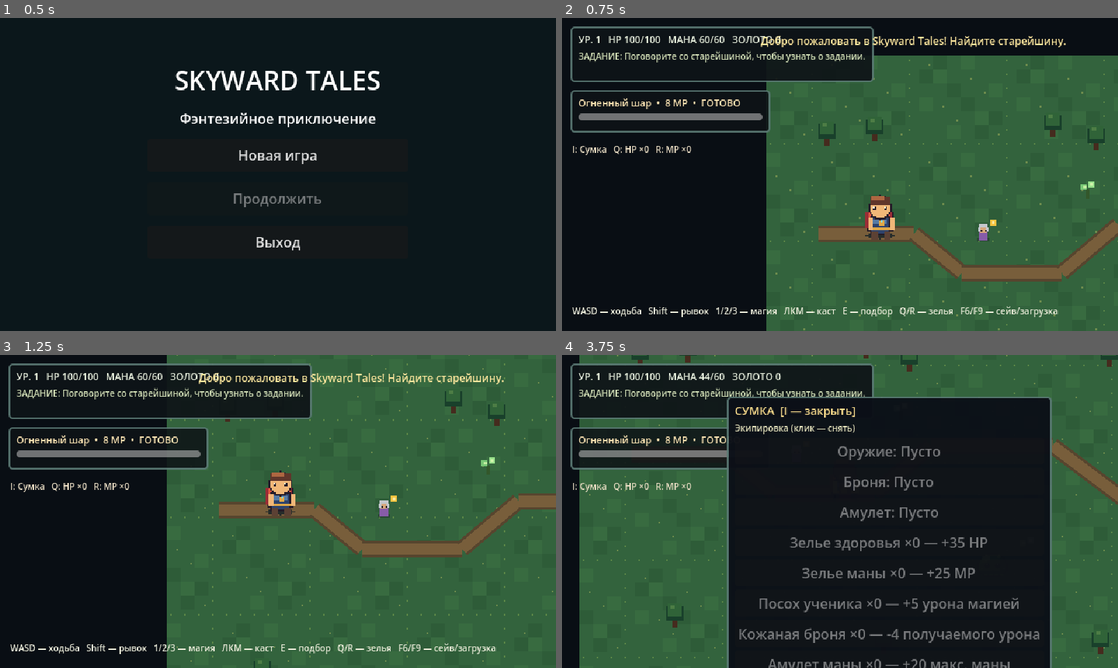
Above: before the commit, frames 1-4 (two rows, left to right).
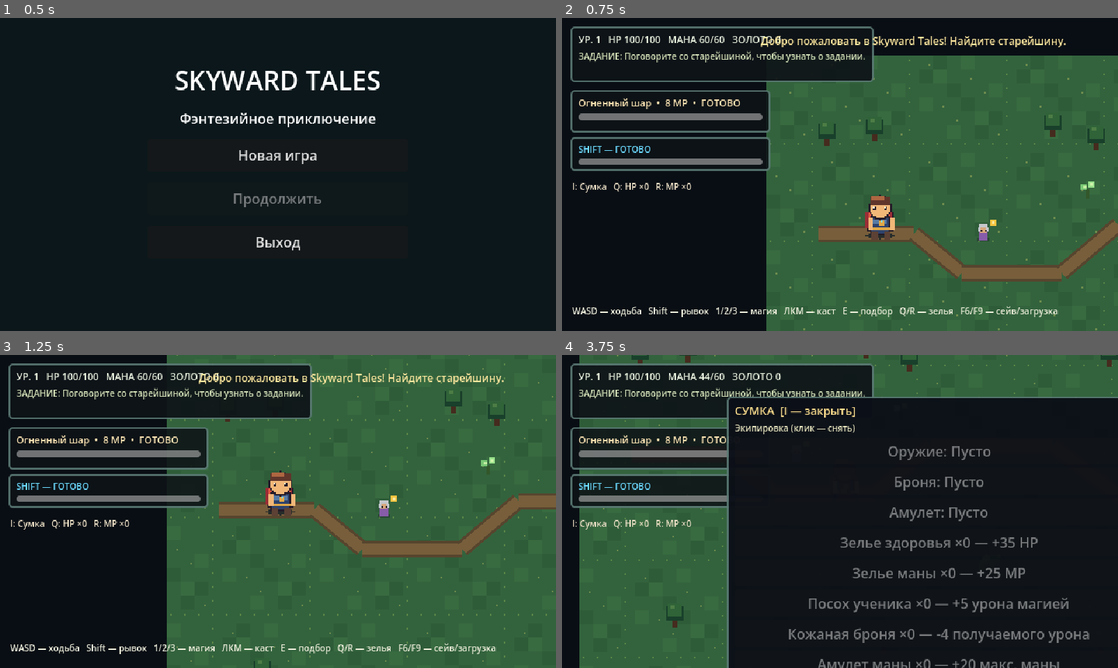
Above: after the commit, the same moments.

Repository: DoctorStrangeSH/Skyward-Tales
Game: Godot game, scene res://scenes/title_menu.tscn
Two runs of this game, one before a commit and one after it. Both use one fixed random seed, a clock stepped at 60 frames per second and the inputs below.
Inputs (mouse positions are in pixels of both pictures, inside the frame that each line leads up to):
- Up to frame 1 (0.5 s): no input
- Up to frame 2 (0.75 s): click "Новая игра" at 0.5 s
- Up to frame 3 (1.25 s): no input
- Up to frame 4 (3.75 s): tap Enter at 1.25 s; move the mouse to (962, 495) at 1.27 s; press the mouse at (962, 495) at 1.28 s; hold D (move_right) 1.28-2.03 s; move the mouse to (728, 527) at 2.02 s; release the mouse at (728, 527) at 2.03 s; hold S (move_down) 2.03-2.78 s; tap E (interact) at 2.1 s; click (728, 527) at 2.17 s; move the mouse to (895, 442) at 2.77 s; hold D (move_right) 2.78-3.53 s; tap Shift at 2.85 s; click (895, 442) at 2.92 s; move the mouse to (812, 574) at 3.52 s; hold W (move_up) from 3.53 s (still down); tap I at 3.6 s; click (812, 574) at 3.67 s

Frame 1 is identical in both runs. In frame 2, 1.7% of the frame differs, in the area x 1-38%, y 38-56%; in frame 3, 2.3%; in frame 4, 19%, in the area x 1-100%, y 13-100%.
Error before the commit: Invalid access to property or key 'ancient_relic' on a base object of type 'Dictionary'. (res://scripts/hud.gd:183)

Commit message:
feat: add dodge cooldown HUD and fix guardian relic inventory label

Diff:
--- a/scripts/hud.gd
+++ b/scripts/hud.gd
@@ -9,6 +9,8 @@
 var dialogue_label: Label
 var spell_label: Label
 var spell_cooldown_bar: ProgressBar
+var dodge_label: Label
+var dodge_cooldown_bar: ProgressBar
 var inventory_label: Label
 var inventory_panel: PanelContainer
 var inventory_list: VBoxContainer
@@ -64,8 +66,27 @@
 	spell_cooldown_bar.mouse_filter = Control.MOUSE_FILTER_IGNORE
 	spell_box.add_child(spell_cooldown_bar)
 
+	var dodge_panel := PanelContainer.new()
+	dodge_panel.position = Vector2(10, 137)
+	dodge_panel.custom_minimum_size = Vector2(230, 38)
+	dodge_panel.mouse_filter = Control.MOUSE_FILTER_IGNORE
+	dodge_panel.add_theme_stylebox_override("panel", _panel_style(Color(0.055, 0.075, 0.09, 0.88)))
+	root.add_child(dodge_panel)
+	var dodge_box := VBoxContainer.new()
+	dodge_box.mouse_filter = Control.MOUSE_FILTER_IGNORE
+	dodge_panel.add_child(dodge_box)
+	dodge_label = _make_label("SHIFT — РЫВОК: ГОТОВО", 10, Color(0.65, 0.90, 1.0))
+	dodge_box.add_child(dodge_label)
+	dodge_cooldown_bar = ProgressBar.new()
+	dodge_cooldown_bar.custom_minimum_size = Vector2(210, 7)
+	dodge_cooldown_bar.max_value = 1.0
+	dodge_cooldown_bar.value = 1.0
+	dodge_cooldown_bar.show_percentage = false
+	dodge_cooldown_bar.mouse_filter = Control.MOUSE_FILTER_IGNORE
+	dodge_box.add_child(dodge_cooldown_bar)
+
 	inventory_label = _make_label("Q: Здоровье ×0   R: Мана ×0", 10, Color(0.92, 0.87, 0.77))
-	inventory_label.position = Vector2(12, 144)
+	inventory_label.position = Vector2(12, 187)
 	inventory_label.mouse_filter = Control.MOUSE_FILTER_IGNORE
 	root.add_child(inventory_label)
 
@@ -173,7 +194,7 @@
 		slot_button.pressed.connect(func() -> void: inventory_unequip_requested.emit(slot))
 		equipment_list.add_child(slot_button)
 	var order: Array[String] = ["health_potion", "mana_potion", "apprentice_staff", "leather_armor", "mana_amulet", "ancient_relic"]
-	var names: Dictionary = {"health_potion": "Зелье здоровья", "mana_potion": "Зелье маны", "apprentice_staff": "Посох ученика", "leather_armor": "Кожаная броня", "mana_amulet": "Амулет маны"}
+	var names: Dictionary = {"health_potion": "Зелье здоровья", "mana_potion": "Зелье маны", "apprentice_staff": "Посох ученика", "leather_armor": "Кожаная броня", "mana_amulet": "Амулет маны", "ancient_relic": "Древний артефакт"}
 	var descriptions: Dictionary = {"health_potion": "+35 HP", "mana_potion": "+25 MP", "apprentice_staff": "+5 урона магией", "leather_armor": "-4 получаемого урона", "mana_amulet": "+20 макс. маны", "ancient_relic": "Трофей победы над хранителем"}
 	for item_id in order:
 		var count: int = int(player.inventory.get(item_id, 0))
@@ -207,6 +228,13 @@
 	spell_label.modulate = Color.WHITE if ready and enough_mana else Color(0.73, 0.8, 0.88)
 	spell_cooldown_bar.value = 1.0 if total <= 0.0 else clampf(1.0 - remaining / total, 0.0, 1.0)
 
+func update_dodge(remaining: float, cooldown: float, dodging: bool) -> void:
+	if dodge_label == null or dodge_cooldown_bar == null:
+		return
+	dodge_label.text = "SHIFT — УКЛОНЕНИЕ" if dodging else ("SHIFT — ГОТОВО" if remaining <= 0.001 else "SHIFT — ОТКАТ %.1fс" % remaining)
+	dodge_label.modulate = Color(0.65, 0.95, 1.0) if remaining <= 0.001 else Color(0.67, 0.73, 0.8)
+	dodge_cooldown_bar.value = 1.0 if cooldown <= 0.0 else clampf(1.0 - remaining / cooldown, 0.0, 1.0)
+
 func show_message(message: String, duration: float = 3.0) -> void:
 	message_label.text = message
 	message_time = duration
--- a/scripts/main.gd
+++ b/scripts/main.gd
@@ -68,6 +68,7 @@
 	if player == null or hud == null:
 		return
 	_update_spell_hud()
+	hud.update_dodge(player.dodge_cooldown_left, player.dodge_cooldown, player.dodge_time_left > 0.0)
 	nearby_interactable = _find_nearest_interactable()
 	if hud.dialogue_visible or hud.inventory_open:
 		hud.set_prompt("")
--- /dev/null
+++ b/tests/dodge_hud.gd
@@ -0,0 +1,40 @@
+extends SceneTree
+
+func _initialize() -> void:
+	call_deferred("_run")
+
+func _run() -> void:
+	var game: Node2D = load("res://scenes/main.tscn").instantiate()
+	root.add_child(game)
+	await process_frame
+	var ui: GameHud = game.hud
+	if ui.dodge_label == null or ui.dodge_cooldown_bar == null:
+		push_error("DODGE HUD TEST: panel not created")
+		quit(1)
+		return
+	ui.update_dodge(0.5, 0.85, false)
+	if not ui.dodge_label.text.contains("ОТКАТ") or ui.dodge_cooldown_bar.value >= 1.0:
+		push_error("DODGE HUD TEST: cooldown not shown")
+		quit(1)
+		return
+	ui.update_dodge(0.0, 0.85, false)
+	if not ui.dodge_label.text.contains("ГОТОВО") or ui.dodge_cooldown_bar.value < 0.99:
+		push_error("DODGE HUD TEST: ready state not shown")
+		quit(1)
+		return
+	game.player.add_item("ancient_relic")
+	ui.refresh_inventory(game.player)
+	var found: bool = false
+	for button in ui.inventory_list.get_children():
+		if button is Button and button.text.contains("Древний артефакт"):
+			found = true
+			if not button.disabled:
+				push_error("DODGE HUD TEST: boss trophy should not be consumable")
+				quit(1)
+				return
+	if not found:
+		push_error("DODGE HUD TEST: boss relic label missing")
+		quit(1)
+		return
+	print("DODGE HUD TEST OK: cooldown, ready state, relic label")
+	quit(0)
Not shown, changed: docs/AI_HANDOFF.md
Not shown, changed: docs/ROADMAP.md
